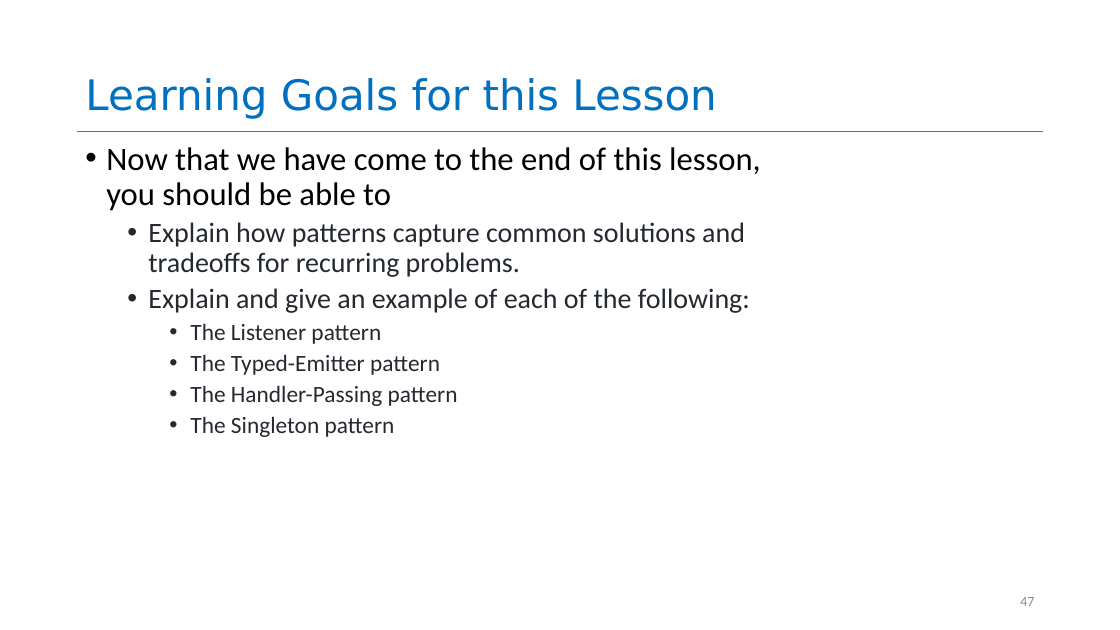
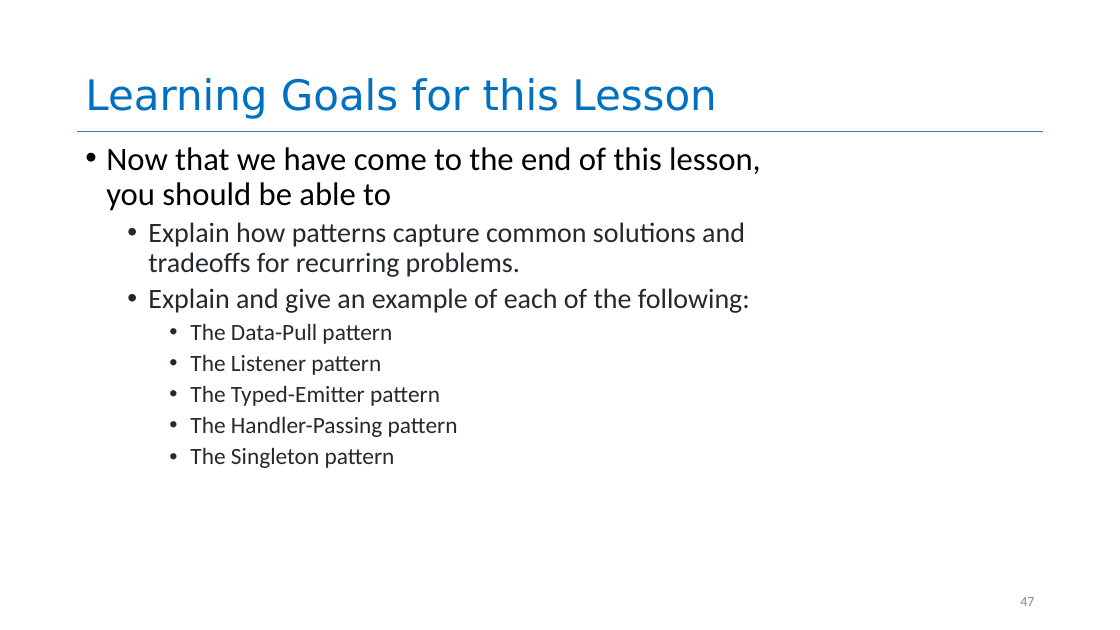
Before and after one commit to neu-se/CS4530-Spring-2024, a slide deck: slide 47 of Slides/Module 05 Interaction-Level Design Patterns.pptx. Drawn at 1120x630 pixels with LibreOffice and Linux fonts; fonts in the diff are those of the drawing. Boxes give left, top, right and bottom in pixels: in the first picture for what was removed or moved away, otherwise in the second. Text is boxed around its words. In the diff, an @@ line names an element or a change of style, - is before the commit and + after.

```diff
--- a/Slides/Module 05 Interaction-Level Design Patterns.pptx
+++ b/Slides/Module 05 Interaction-Level Design Patterns.pptx
@@ text at bbox=[190, 323, 392, 344]: paragraph added @@
+    • The Data-Pull pattern
```
Also in this commit, not shown: 6 other slides changed, 2 other files.
